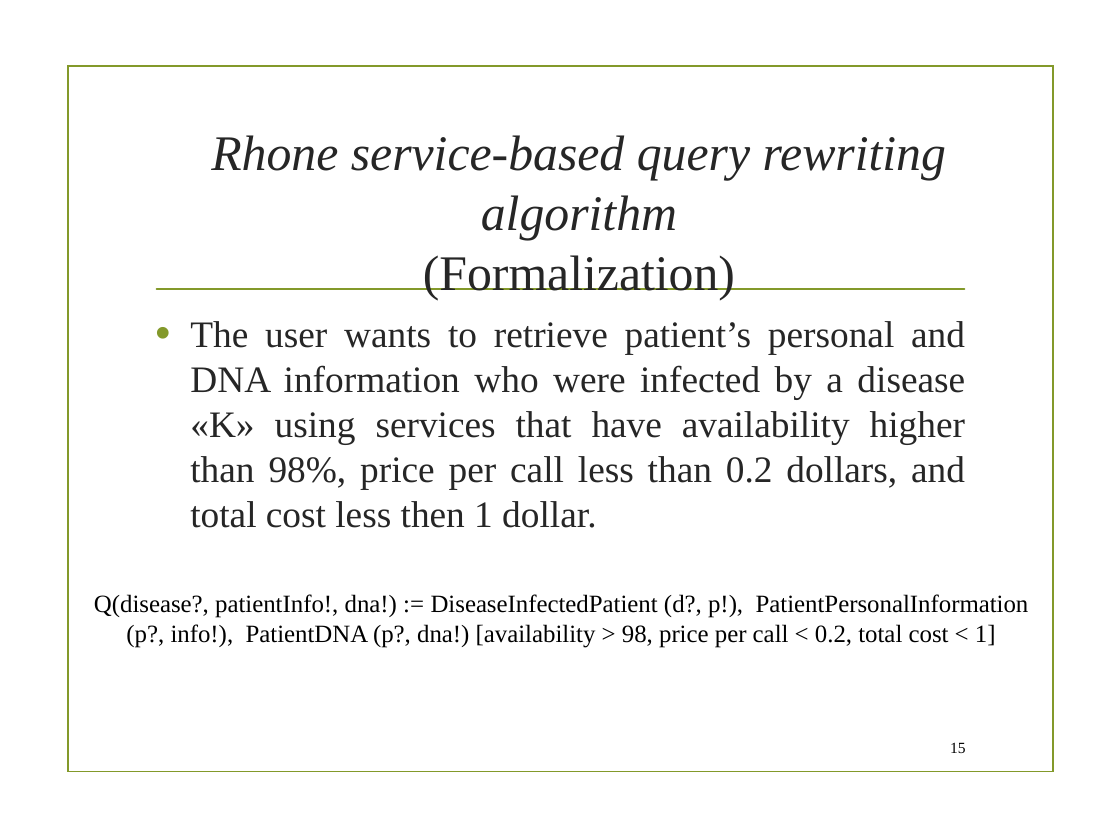
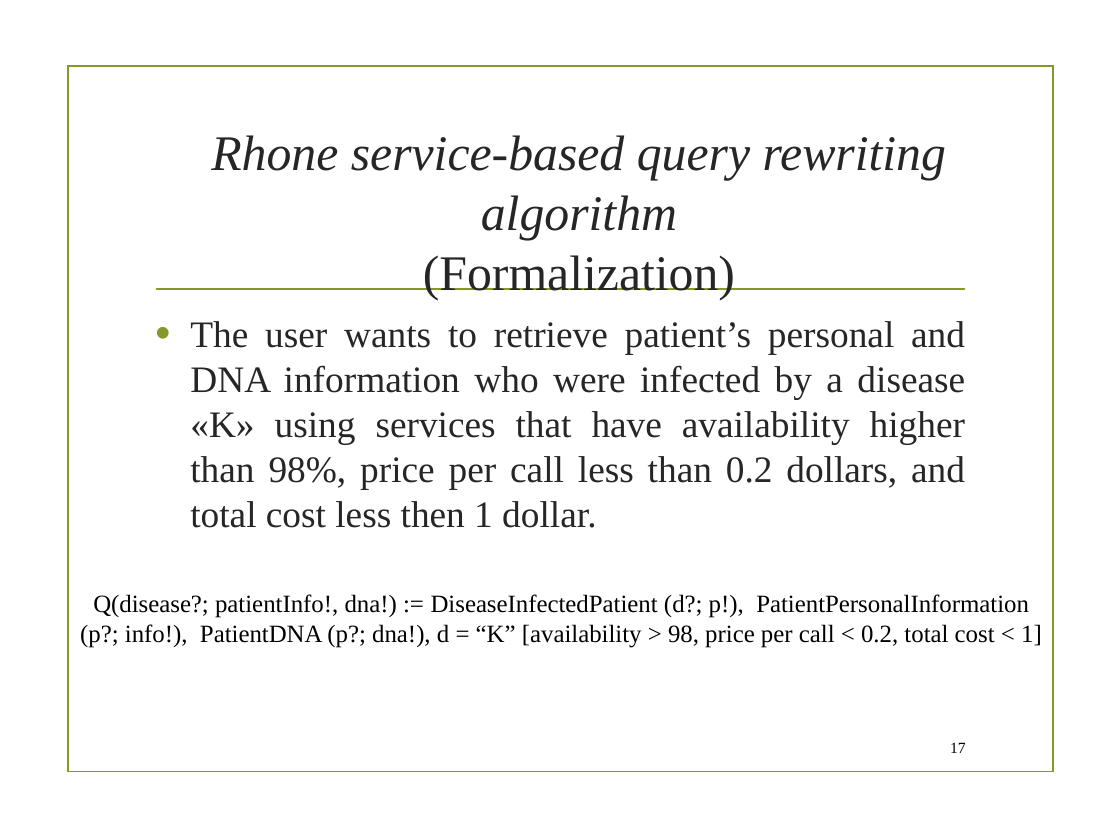
Before and after one commit to danielboni/DanielCarvalho-PhD, a slide deck: slide 17 of Presentations/Magellan/SI presentation 040216.pptx (slide 15 before the commit). Drawn at 1120x840 pixels with LibreOffice and Linux fonts; fonts in the diff are those of the drawing; background and template pictures are left out. Boxes give left, top, right and bottom in pixels: in the first picture for what was removed or moved away, otherwise in the second. Text is boxed around its words. In the diff, an @@ line names an element or a change of style, - is before the commit and + after.

```diff
--- a/Presentations/Magellan/SI presentation 040216.pptx
+++ b/Presentations/Magellan/SI presentation 040216.pptx
@@ text at [80, 594, 1042, 648]: text changed @@
-Q(disease?, patientInfo!, dna!) := DiseaseInfectedPatient (d?, p!), PatientPersonalInformation (p?, info!), PatientDNA (p?, dna!) [availability > 98, price per call < 0.2, total cost < 1]
+Q(disease?; patientInfo!, dna!) := DiseaseInfectedPatient (d?; p!), PatientPersonalInformation (p?; info!), PatientDNA (p?; dna!), d = “K” [availability > 98, price per call < 0.2, total cost < 1]
@@ page number at [950, 742, 966, 753]: text changed @@
-15
+17
```
Also in this commit, not shown: 15 other slides changed, 4 slides added, 2 slides removed, 4 other files.
